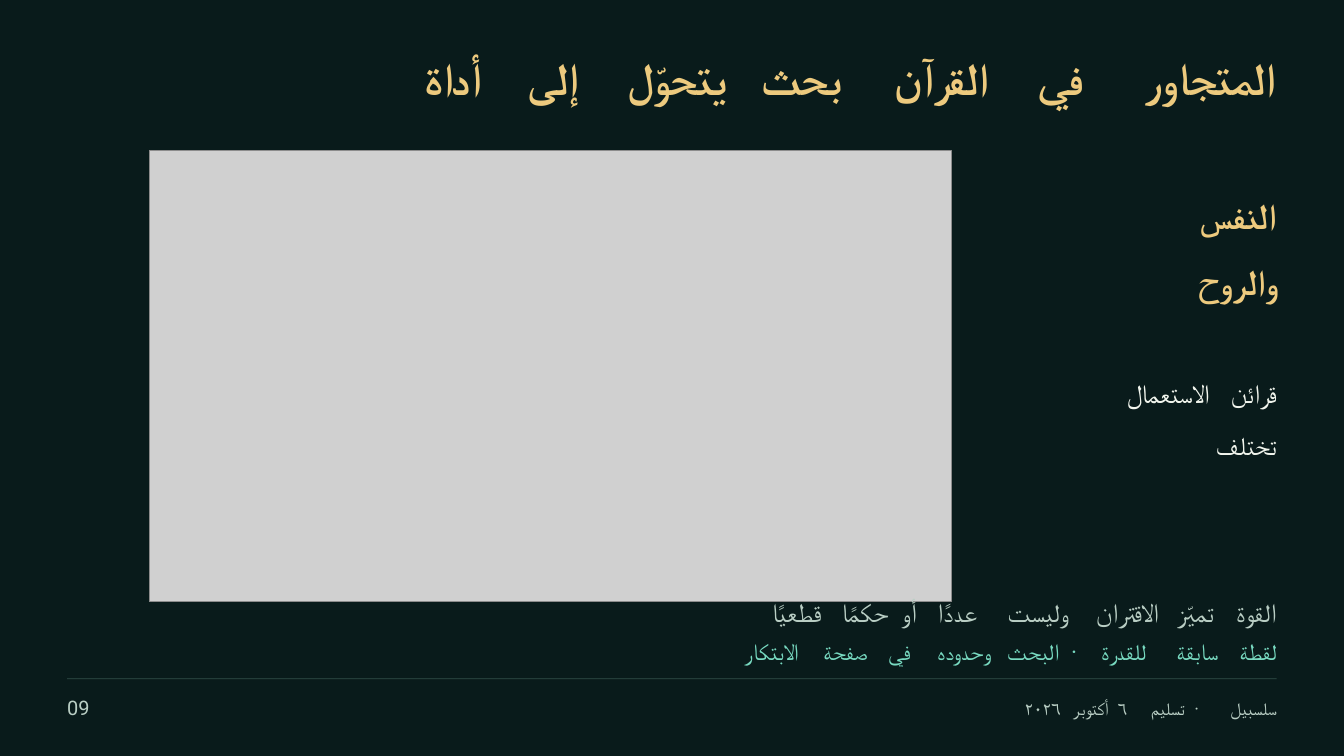
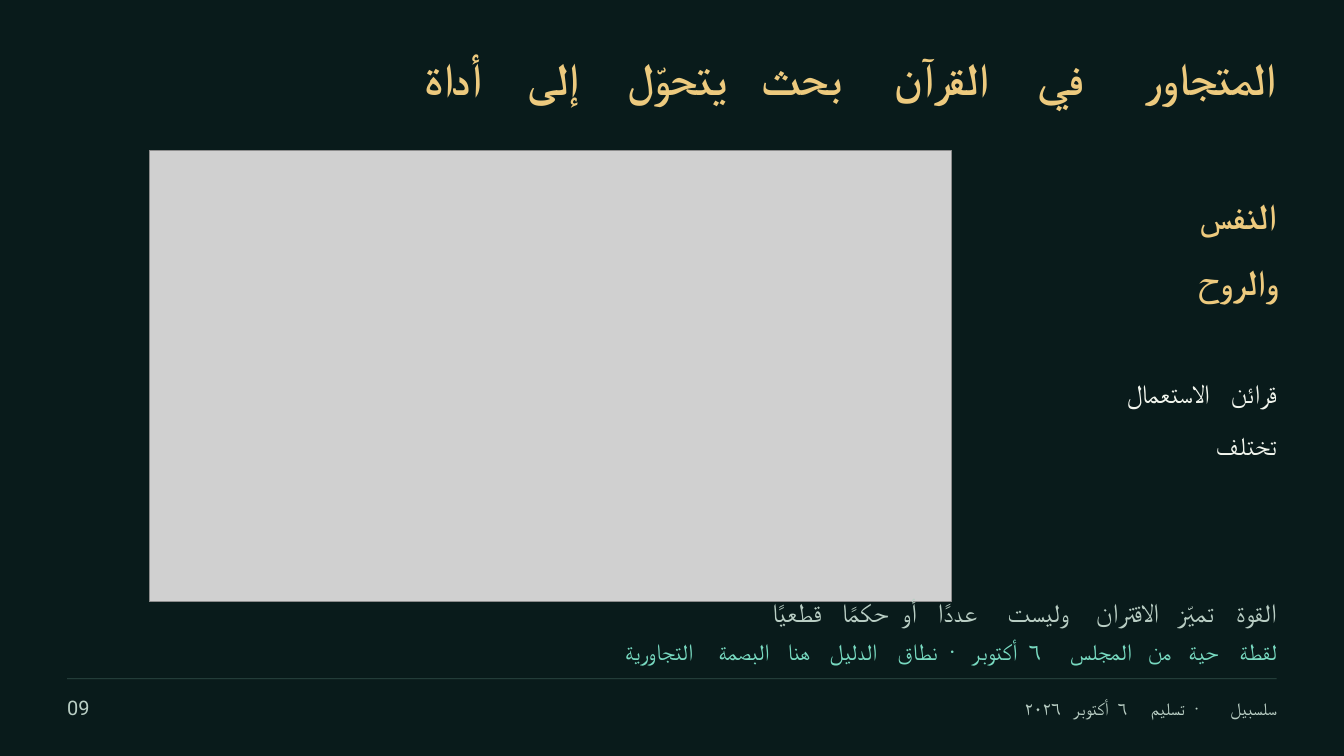
Before and after one commit to Salsabeel-AI/islamicaich, a slide deck: slide 9 of presentation/Barq_Final_AR.pptx. Drawn at 1344x756 pixels with LibreOffice and Linux fonts; fonts in the diff are those of the drawing; grey boxes stand for pictures. Boxes give left, top, right and bottom in pixels: in the first picture for what was removed or moved away, otherwise in the second. Text is boxed around its words. In the diff, an @@ line names an element or a change of style, - is before the commit and + after.

Commit message:
Replace slides 8, 9 and 11 with current Council tool captures

```diff
--- a/presentation/Barq_Final_AR.pptx
+++ b/presentation/Barq_Final_AR.pptx
@@ text added at [625, 644, 693, 666], 16.5 pt, text #78DAC1 @@
+التجاورية
@@ text added at [719, 644, 770, 665], 16.5 pt, text #78DAC1 @@
+البصمة
@@ text added at [787, 644, 810, 660], 16.5 pt, text #78DAC1 @@
+هنا
@@ text at [830, 644, 878, 666]: text changed @@
-الابتكار
+الدليل
@@ text removed at [888, 646, 911, 667] @@
-في
@@ text at [898, 644, 938, 665]: text changed @@
-صفحة
+نطاق
@@ text "·": place and size @@
-text "·" at [1065, 637, 1078, 686]
+text "·" at [943, 637, 956, 686]
@@ text at [971, 642, 1017, 666]: text changed @@
-وحدوده
+أكتوبر
@@ text at [1029, 646, 1041, 660]: text changed @@
-البحث
+٦
@@ text added at [1070, 644, 1132, 666], 16.5 pt, text #78DAC1 @@
+المجلس
@@ text at [1148, 649, 1171, 665]: text changed @@
-للقدرة
+من
@@ text at [1189, 647, 1219, 664]: text changed @@
-سابقة
+حية
```
Also in this commit, not shown: 2 other slides changed, 19 other files.
